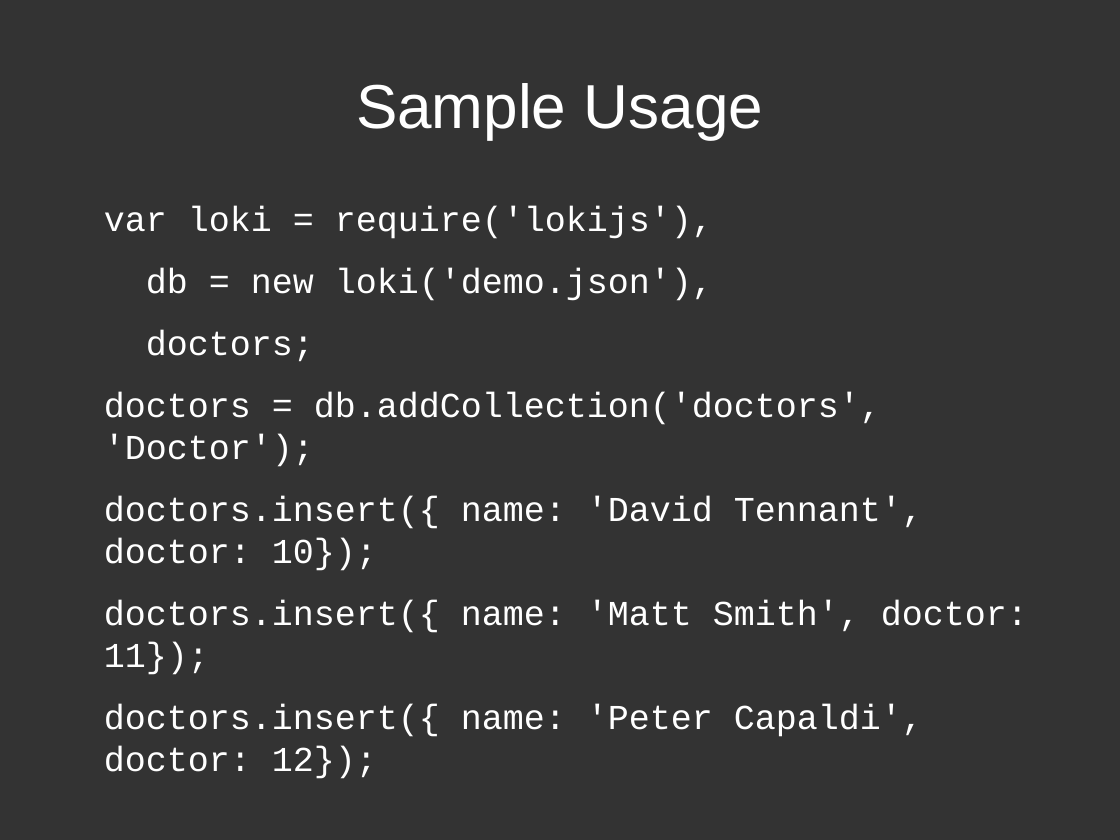
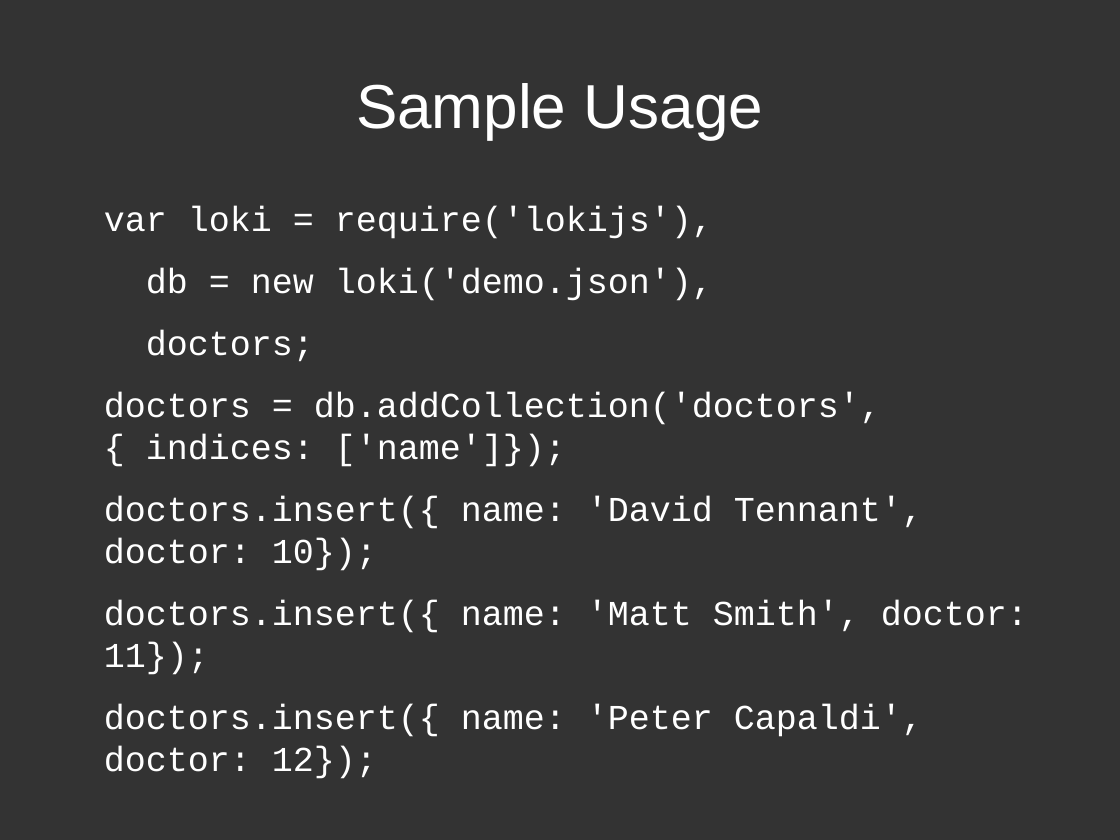
Before and after one commit to techfort/LokiJS, a slide deck: slide 5 of docs/lokijs.odp. Drawn at 1120x840 pixels with LibreOffice and Linux fonts; fonts in the diff are those of the drawing. Boxes give left, top, right and bottom in pixels: in the first picture for what was removed or moved away, otherwise in the second. Text is boxed around its words. In the diff, an @@ line names an element or a change of style, - is before the commit and + after.

```diff
--- a/docs/lokijs.odp
+++ b/docs/lokijs.odp
@@ text at (104,392,881,467): text changed @@
-doctors = db.addCollection('doctors', 'Doctor');
+doctors = db.addCollection('doctors', { indices: ['name']});
```
Also in this commit, not shown: 4 other slides changed, 2 slides added.
